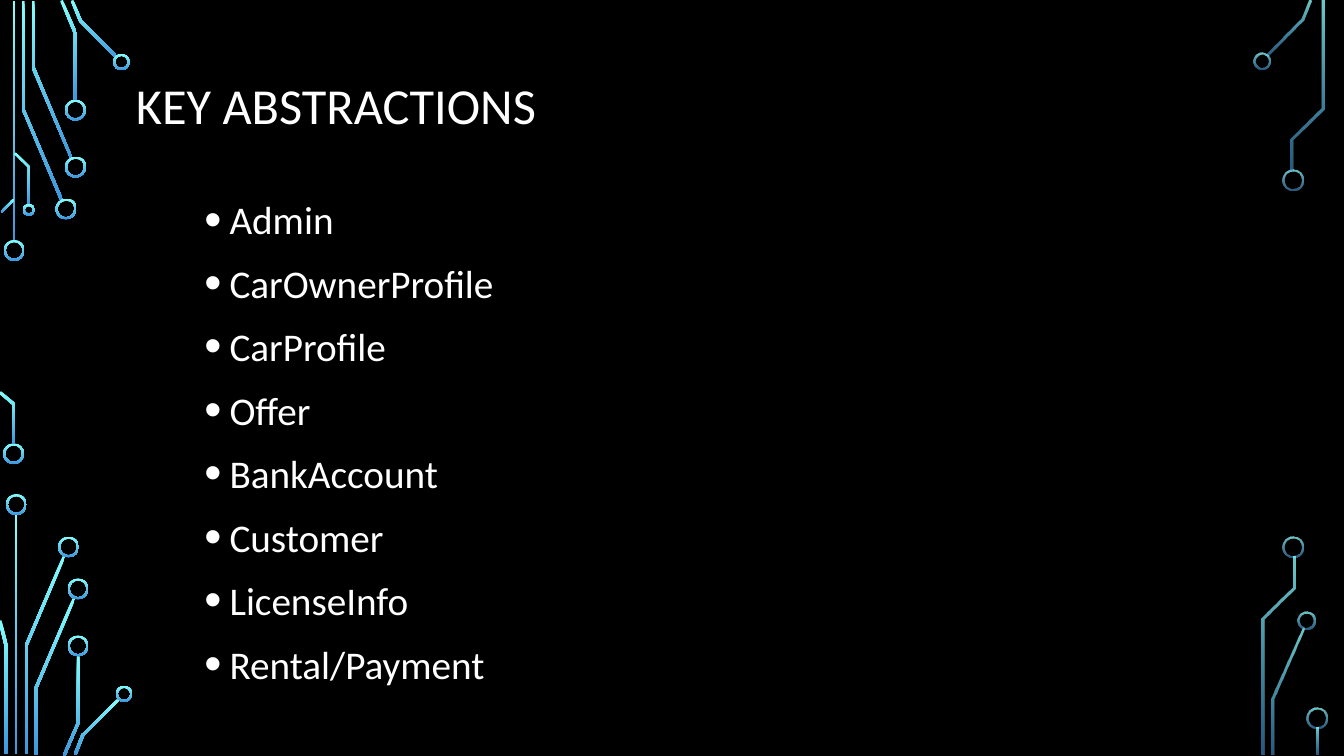
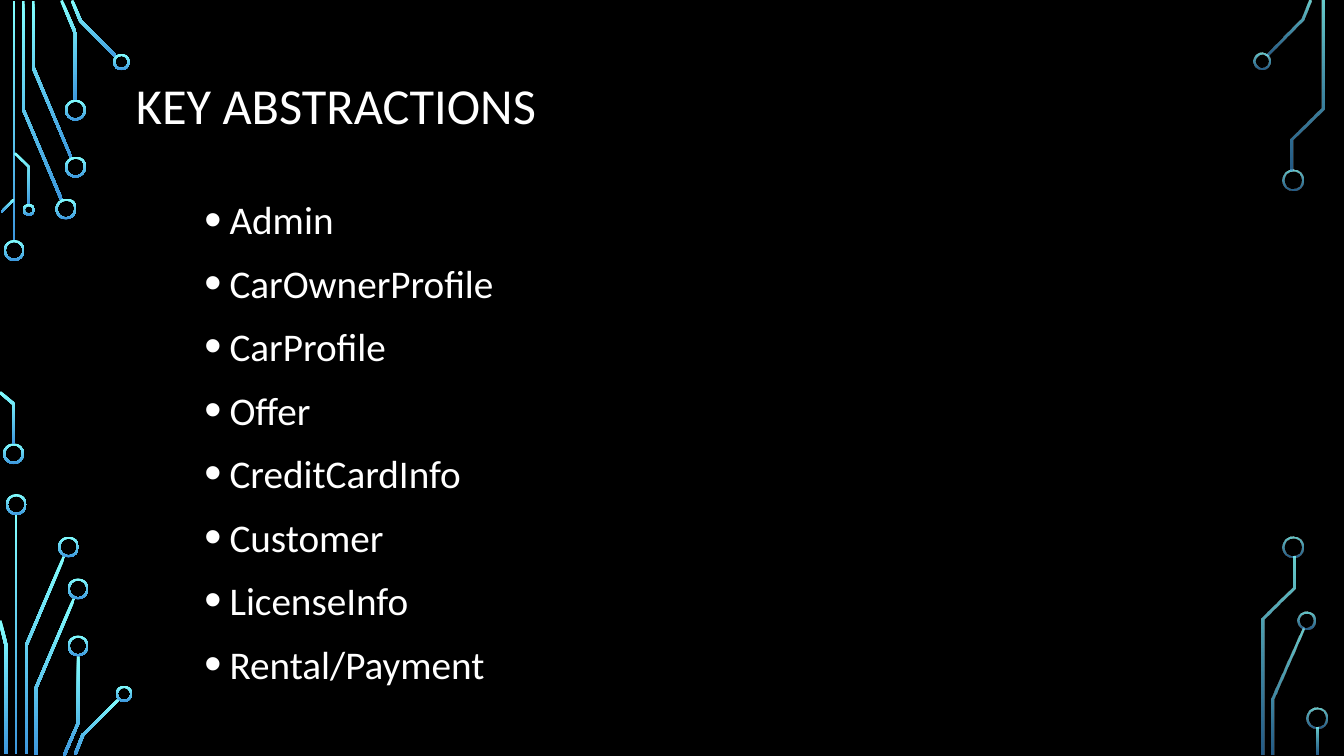
Before and after one commit to leonardo1227/CS425-SWE-Project, a slide deck: slide 13 of Aha-presentation.pptx. Drawn at 1344x756 pixels with LibreOffice and Linux fonts; fonts in the diff are those of the drawing; background and template pictures are left out. Boxes give left, top, right and bottom in pixels: in the first picture for what was removed or moved away, otherwise in the second. Text is boxed around its words. In the diff, an @@ line names an element or a change of style, - is before the commit and + after.

Commit message:
Change BankAccount to CreditCardInfo

```diff
--- a/Aha-presentation.pptx
+++ b/Aha-presentation.pptx
@@ text at (230, 460, 461, 489): text changed @@
-• BankAccount
+• CreditCardInfo
```
